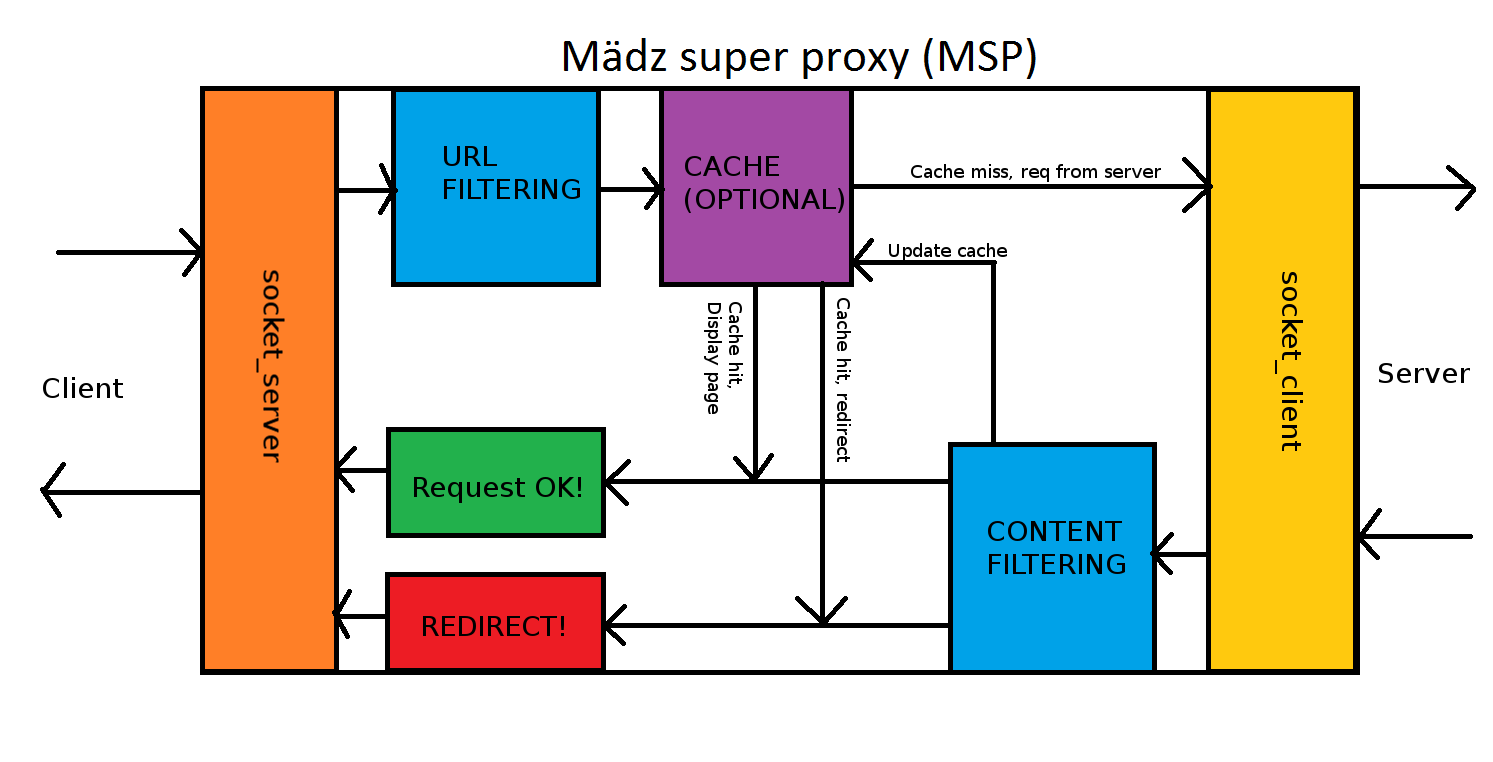
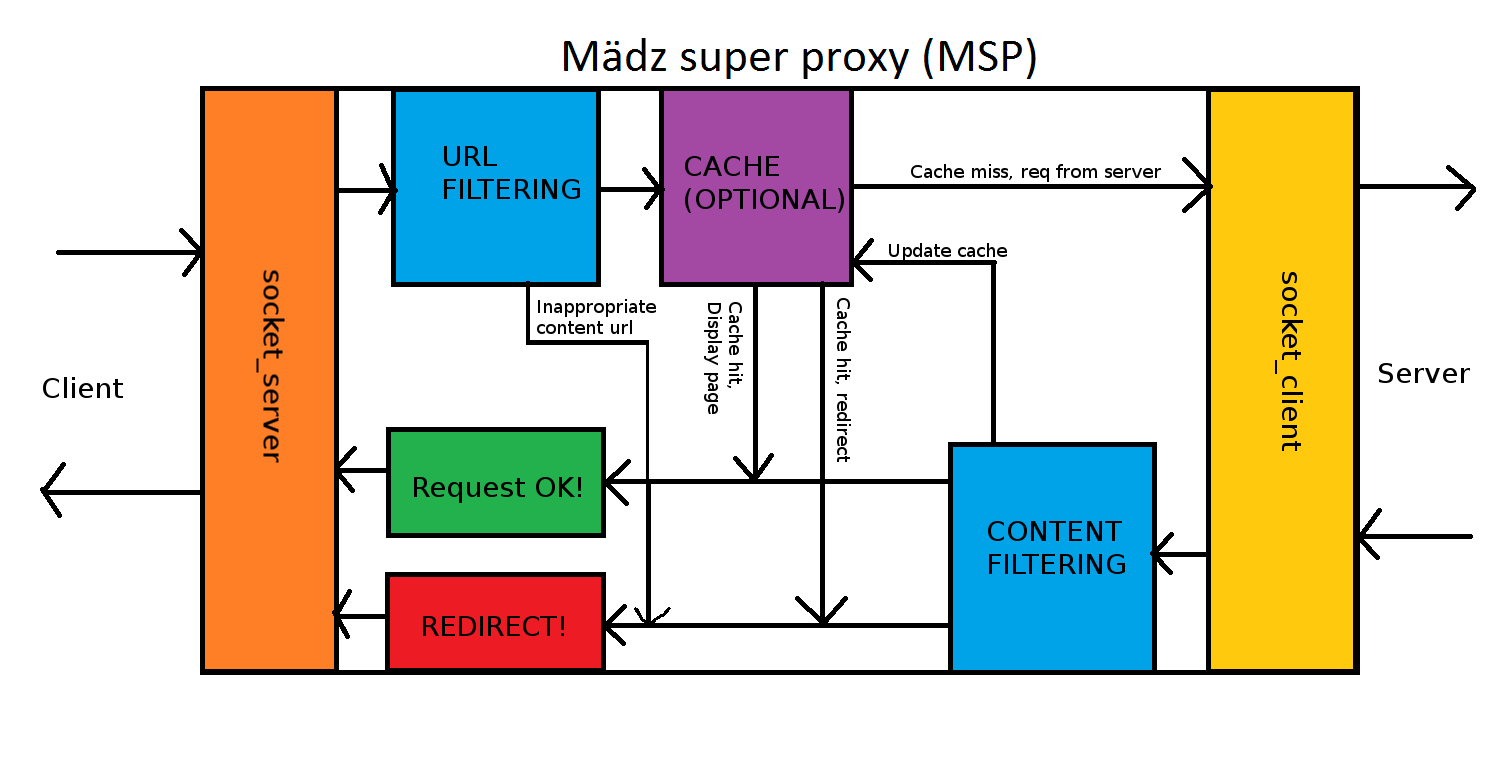
Comparing the layer stacks of the two 1493x762 images. Changes:
added layer "Inappropriate ..." above "Layer" over [537, 299, 656, 334]
painted on "Layer" over [526, 281, 671, 623]
